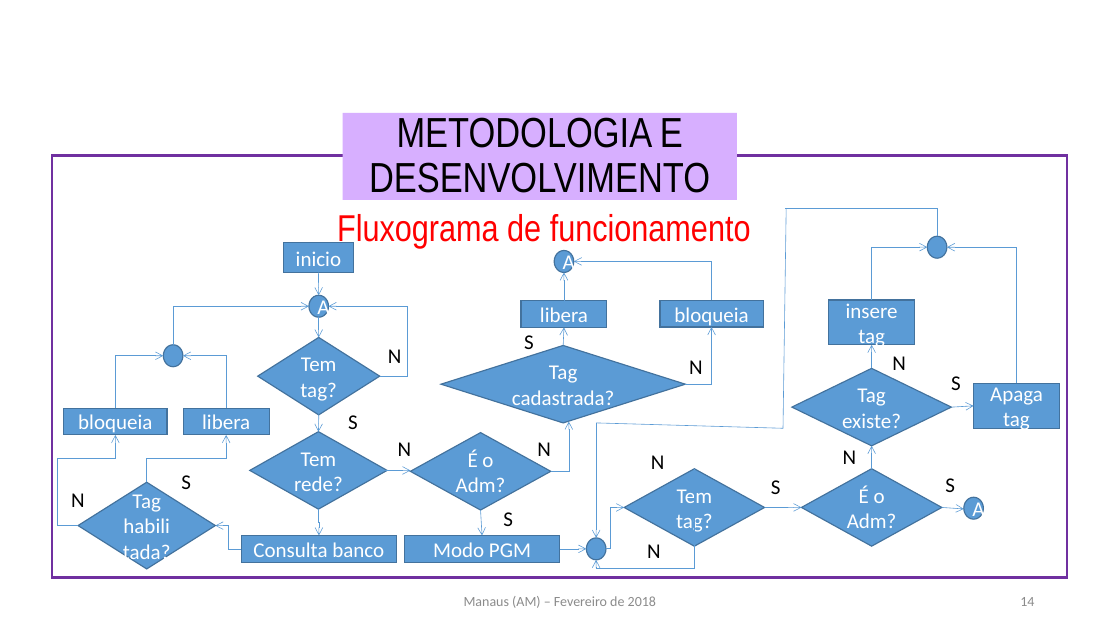
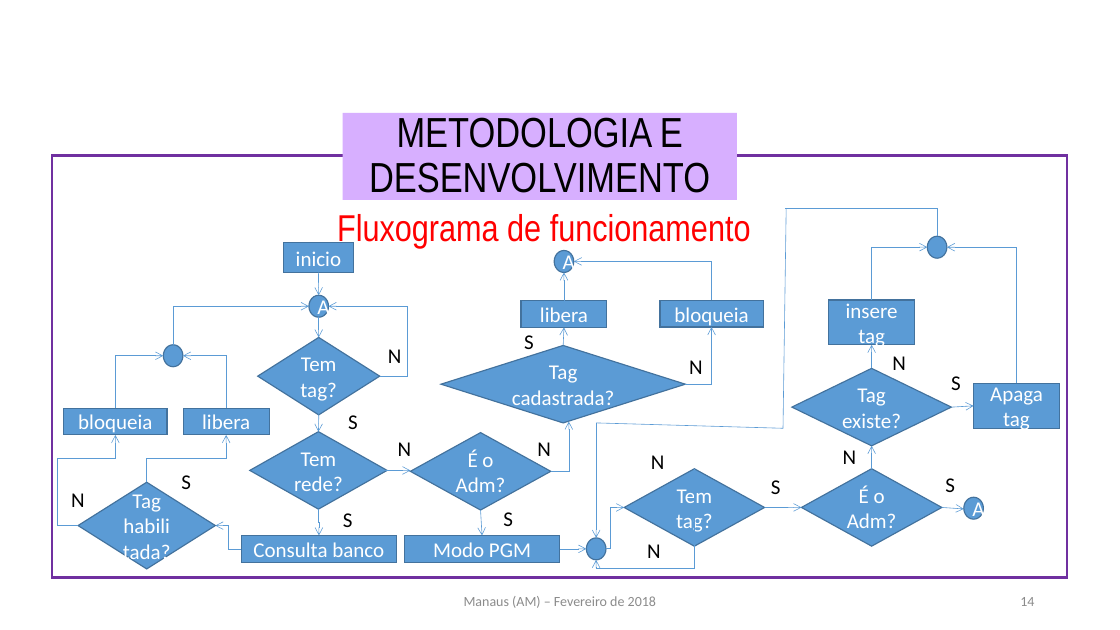
Before and after one commit to carloskalill10/laboratorios_mysql, a slide deck: slide 14 of apresentação/Apresentação.pptx. Drawn at 1120x630 pixels with LibreOffice and Linux fonts; fonts in the diff are those of the drawing; background and template pictures are left out. Boxes give left, top, right and bottom in pixels: in the first picture for what was removed or moved away, otherwise in the second. Text is boxed around its words. In the diff, an @@ line names an element or a change of style, - is before the commit and + after.

```diff
--- a/apresentação/Apresentação.pptx
+++ b/apresentação/Apresentação.pptx
@@ text added at [343, 513, 353, 527], 18 pt, text #000000 @@
+S
```
Also in this commit, not shown: 2 slides added, 13 other files.
